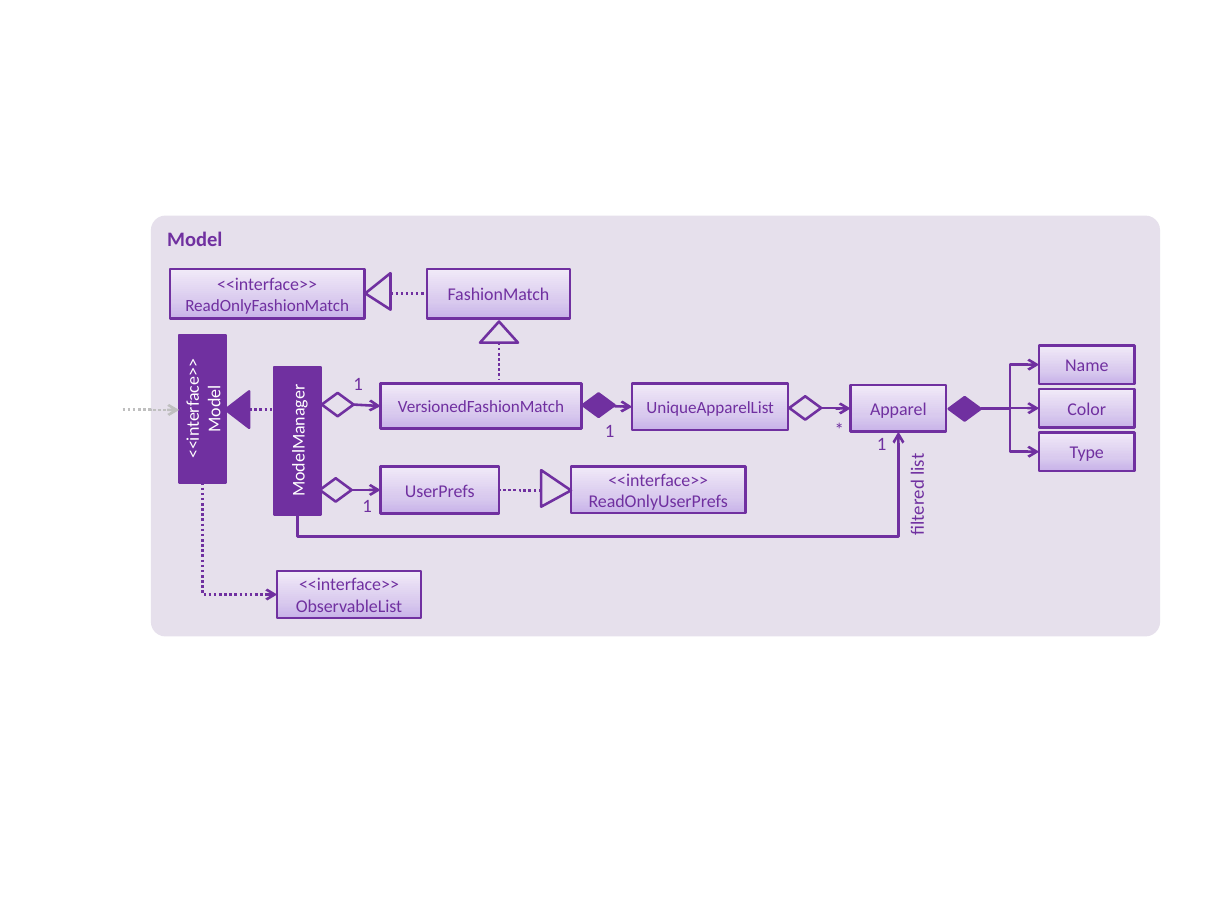
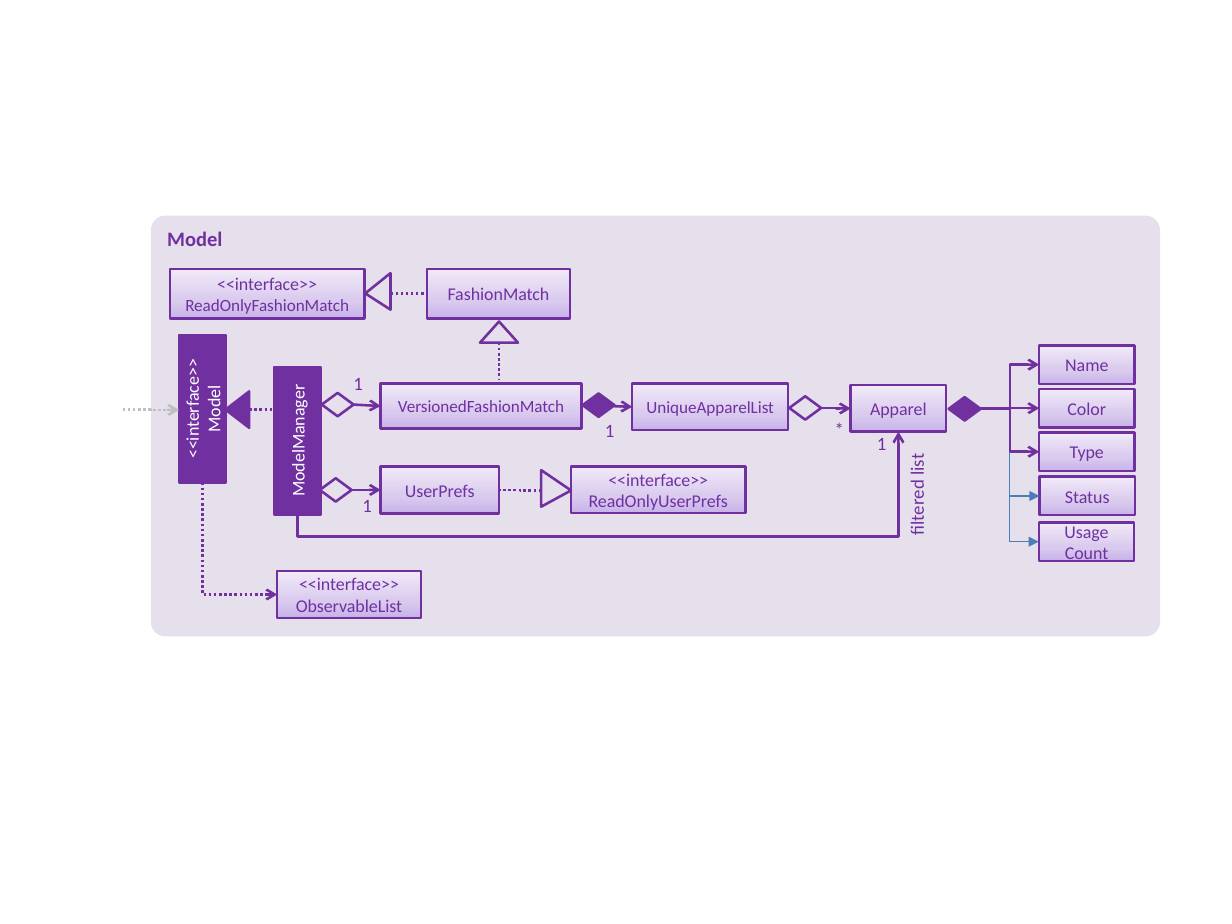
Before and after one commit to stanleymok/main, a slide deck: slide 1 of docs/diagrams/ModelComponentClassDiagram.pptx. Drawn at 1232x924 pixels with LibreOffice and Linux fonts; fonts in the diff are those of the drawing. Boxes give left, top, right and bottom in pixels: in the first picture for what was removed or moved away, otherwise in the second. Text is boxed around its words. In the diff, an @@ line names an element or a change of style, - is before the commit and + after.

```diff
--- a/docs/diagrams/ModelComponentClassDiagram.pptx
+++ b/docs/diagrams/ModelComponentClassDiagram.pptx
@@ line added from (1010, 452) to (1010, 542), #4B7EBC 0.75 pt @@
@@ rectangle added at (1040,477,1135,515), fill gradient #C9B5E8 to #D8CBEE to #F0EAF9, outline #7030A0 1.5 pt, 10.5 pt, text #7030A0 @@
+Status
@@ arrow added from (1010, 496) to (1040, 496), #4B7EBC 0.75 pt @@
@@ rectangle added at (1039,522,1133,561), fill gradient #C9B5E8 to #D8CBEE to #F0EAF9, outline #7030A0 1.5 pt, 10.5 pt, text #7030A0 @@
+Usage
+Count
@@ arrow added from (1010, 542) to (1039, 542), #4B7EBC 0.75 pt @@
```
Also in this commit, not shown: 1 other file.
